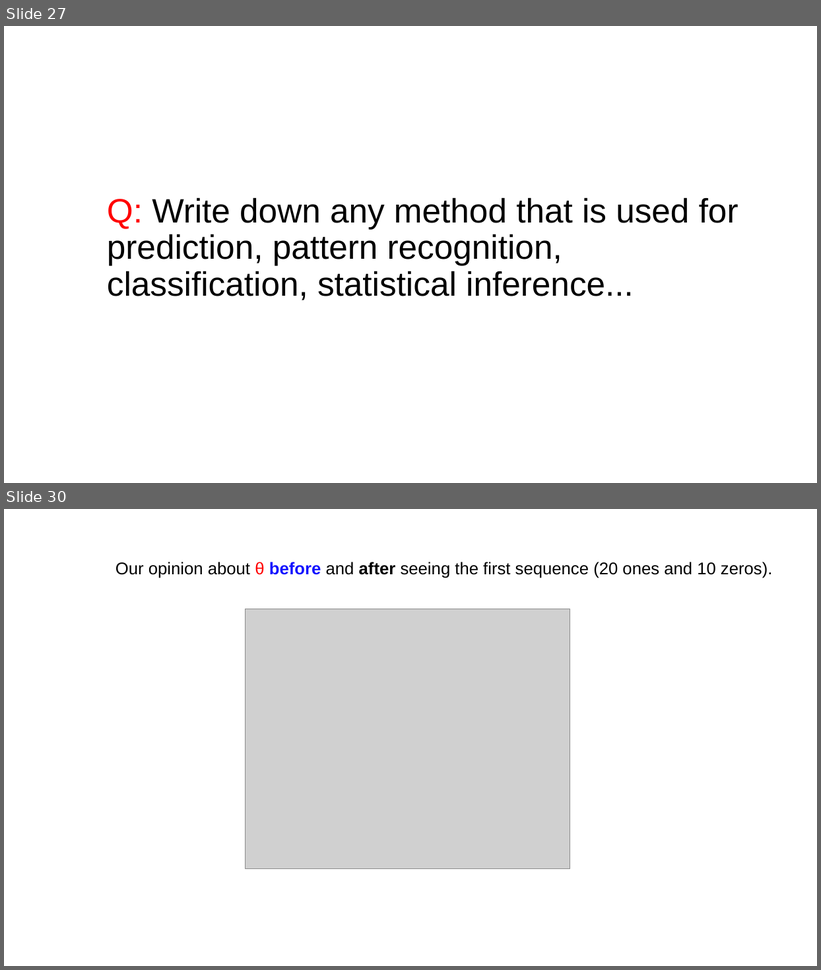
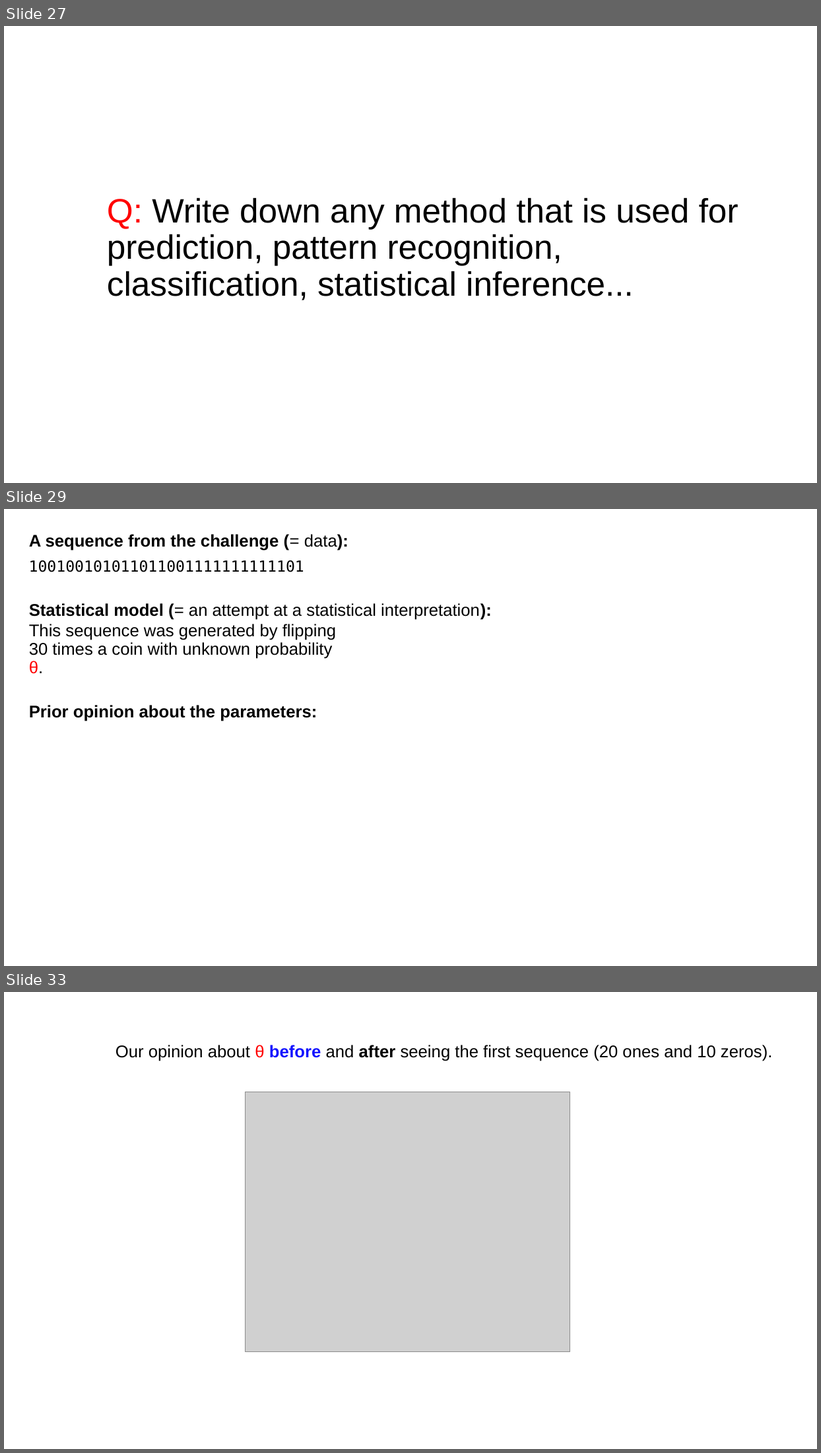
Before and after one commit to bstatcomp/ppworkshop, a slide deck: Slides/slides.pptx. Shown one above the other, each under a label of ours: slides 27 and 30 before the commit, slides 27, 29 and 33 after it; the slides between them are not shown. The pictures are 821x970 and 821x1453 pixels, drawn with LibreOffice and Linux fonts; fonts in the diff are those of the drawing; grey boxes stand for pictures. Boxes give left, top, right and bottom in pixels: in the first picture for what was removed or moved away, otherwise in the second. Text is boxed around its words. In the diff, an @@ line names an element or a change of style, - is before the commit and + after.

```diff
--- a/Slides/slides.pptx
+++ b/Slides/slides.pptx
@@ slide 29 added at (4,509,817,966), background #FFFFFF @@
@@ text added at (29,534,349,551), 20 pt, text #000000, bold @@
+A sequence from the challenge (= data):
@@ text added at (29,560,304,572), 18 pt, text #000000 @@
+100100101011011001111111111101
@@ text added at (29,603,492,620), 20 pt, text #000000 @@
+Statistical model (= an attempt at a statistical interpretation):
@@ text added at (29,624,336,674), 20 pt, text #000000 @@
+This sequence was generated by flipping 30 times a coin with unknown probability θ.
@@ text added at (29,705,317,722), 20 pt, text #000000, bold @@
+Prior opinion about the parameters:
@@ what was slide 30 is now slide 33 @@
```
Also in this commit, not shown: 10 slides changed, 4 other slides added, 2 slides removed, 1 other file.
